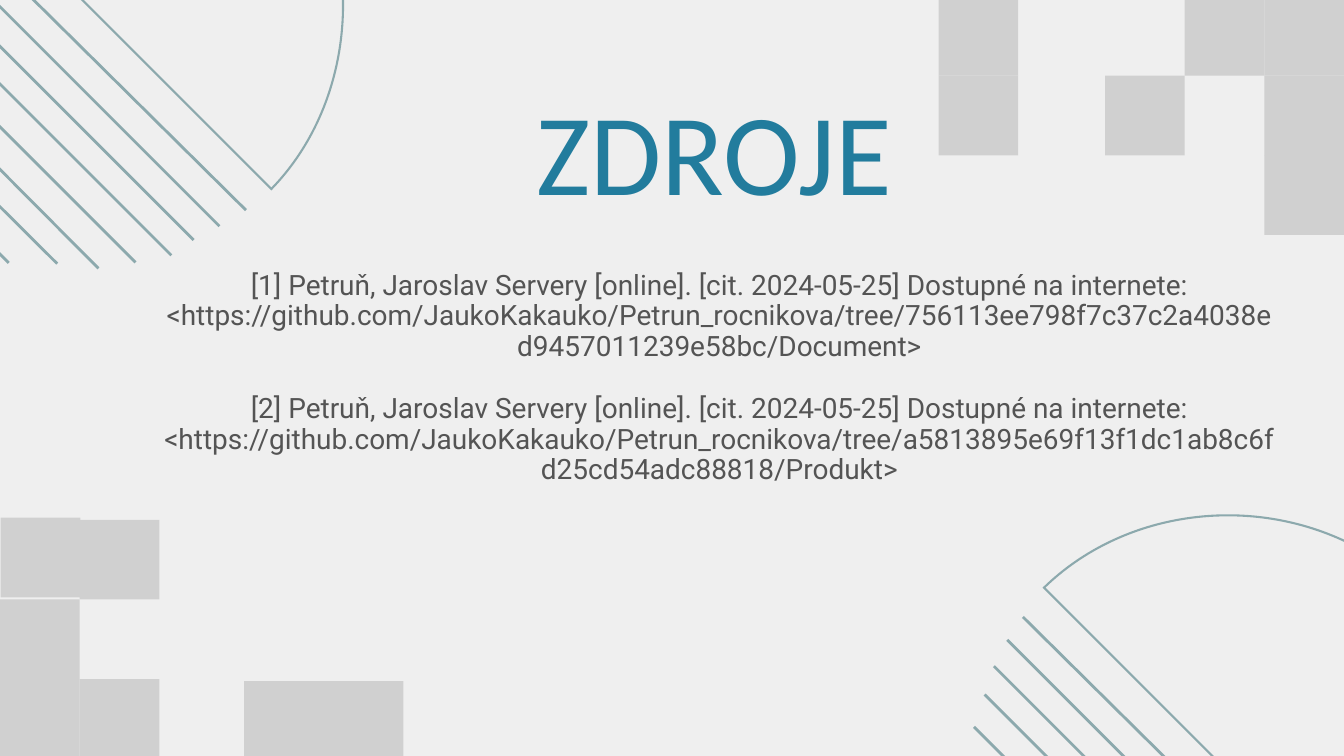
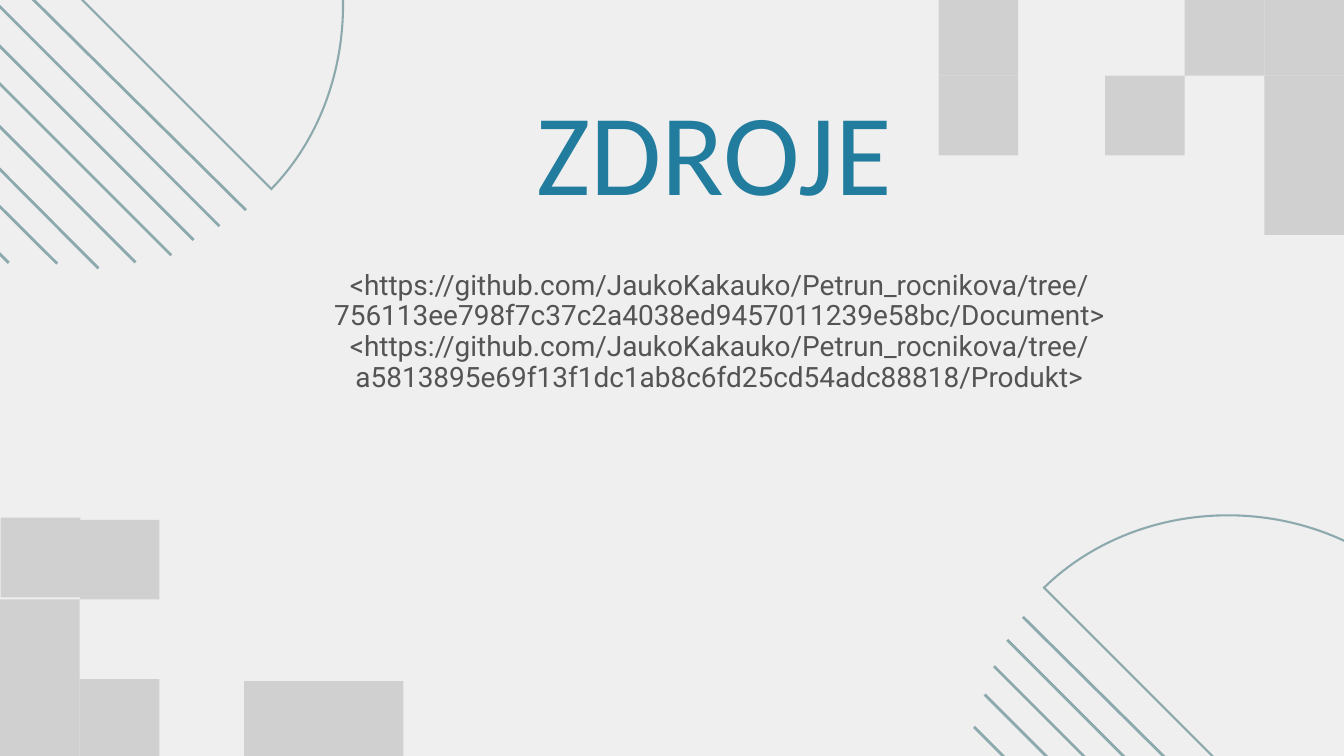
Before and after one commit to JaukoKakauko/Petrun_rocnikova, a slide deck: slide 10 of Prezentacia/Servery_obhajoba.pptx. Drawn at 1344x756 pixels with LibreOffice and Linux fonts; fonts in the diff are those of the drawing; grey boxes stand for pictures. Boxes give left, top, right and bottom in pixels: in the first picture for what was removed or moved away, otherwise in the second. Text is boxed around its words. In the diff, an @@ line names an element or a change of style, - is before the commit and + after.

```diff
--- a/Prezentacia/Servery_obhajoba.pptx
+++ b/Prezentacia/Servery_obhajoba.pptx
@@ text at (334,274,1104,389): text changed @@
-[1] Petruň, Jaroslav Servery [online]. [cit. 2024-05-25] Dostupné na internete: <https://github.com/JaukoKakauko/Petrun_rocnikova/tree/756113ee798f7c37c2a4038ed9457011239e58bc/Document>
-[2] Petruň, Jaroslav Servery [online]. [cit. 2024-05-25] Dostupné na internete: <https://github.com/JaukoKakauko/Petrun_rocnikova/tree/a5813895e69f13f1dc1ab8c6fd25cd54adc88818/Produkt>
+<https://github.com/JaukoKakauko/Petrun_rocnikova/tree/756113ee798f7c37c2a4038ed9457011239e58bc/Document>
+<https://github.com/JaukoKakauko/Petrun_rocnikova/tree/a5813895e69f13f1dc1ab8c6fd25cd54adc88818/Produkt>
```
Also in this commit, not shown: 1 other slide changed, 1 slide added, 1 slide removed.
